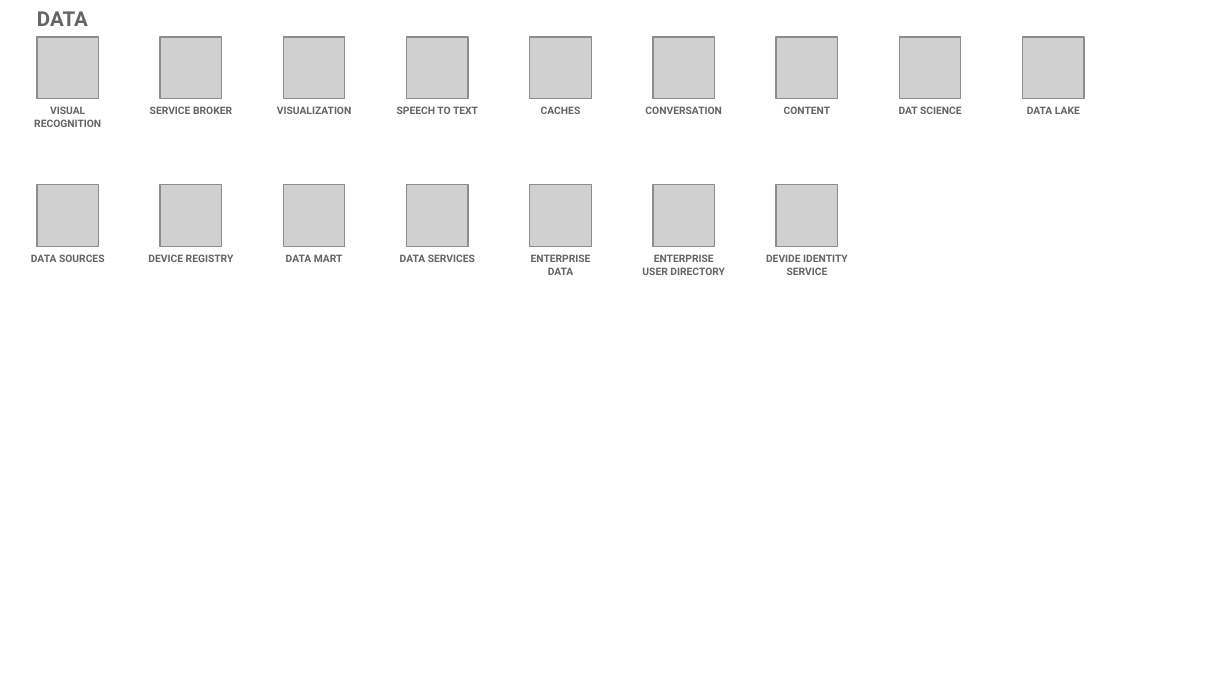
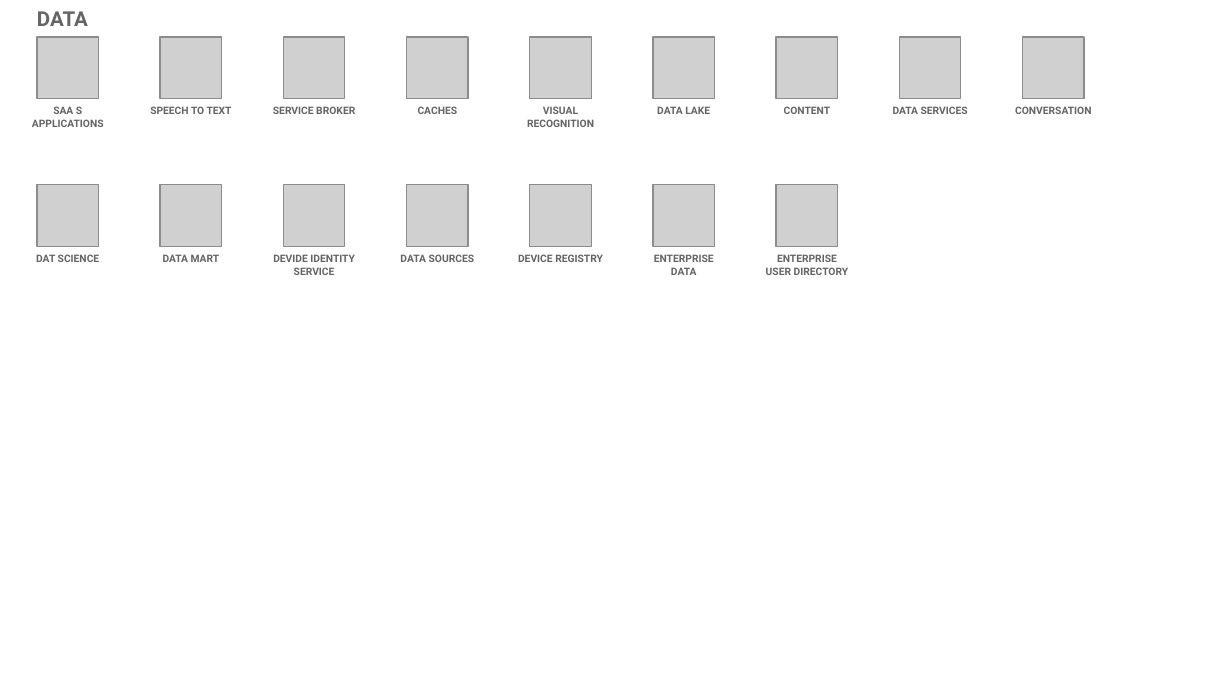
Before and after one commit to l2fprod/myarchitecture, a slide deck: slide 14 of mycatalog-architecture-diagram-template.pptx. Drawn at 1232x693 pixels with LibreOffice and Linux fonts; fonts in the diff are those of the drawing; grey boxes stand for pictures. Boxes give left, top, right and bottom in pixels: in the first picture for what was removed or moved away, otherwise in the second. Text is boxed around its words. In the diff, an @@ line names an element or a change of style, - is before the commit and + after.

```diff
--- a/mycatalog-architecture-diagram-template.pptx
+++ b/mycatalog-architecture-diagram-template.pptx
@@ text at bbox=[32, 106, 104, 127]: text changed @@
-VISUAL RECOGNITION
+SAA S APPLICATIONS
@@ text "SPEECH TO TEXT": place and size @@
-text "SPEECH TO TEXT" at bbox=[397, 106, 478, 114]
+text "SPEECH TO TEXT" at bbox=[150, 106, 232, 114]
@@ text "SERVICE BROKER": place and size @@
-text "SERVICE BROKER" at bbox=[150, 106, 232, 114]
+text "SERVICE BROKER" at bbox=[273, 106, 355, 114]
@@ text removed at bbox=[277, 106, 351, 114] @@
-VISUALIZATION
@@ text "CACHES": place and size @@
-text "CACHES" at bbox=[541, 106, 581, 114]
+text "CACHES" at bbox=[418, 106, 458, 114]
@@ text added at bbox=[527, 106, 594, 127], 6 pt, text #646365, bold @@
+VISUAL RECOGNITION
@@ text at bbox=[657, 106, 710, 114]: text changed @@
-CONVERSATION
+DATA LAKE
@@ text at bbox=[893, 106, 968, 114]: text changed @@
-DAT SCIENCE
+DATA SERVICES
@@ text at bbox=[1015, 106, 1091, 114]: text changed @@
-DATA LAKE
+CONVERSATION
@@ text at bbox=[36, 254, 100, 262]: text changed @@
-DATA SOURCES
+DAT SCIENCE
@@ text "DATA MART": place and size @@
-text "DATA MART" at bbox=[286, 254, 343, 262]
+text "DATA MART" at bbox=[163, 254, 220, 262]
@@ text removed at bbox=[148, 254, 234, 262] @@
-DEVICE REGISTRY
@@ text added at bbox=[273, 254, 355, 275], 6 pt, text #646365, bold @@
+DEVIDE IDENTITY SERVICE
@@ text at bbox=[400, 254, 475, 262]: text changed @@
-DATA SERVICES
+DATA SOURCES
@@ text at bbox=[518, 254, 603, 262]: text changed @@
-ENTERPRISE DATA
+DEVICE REGISTRY
@@ text at bbox=[654, 254, 714, 275]: text changed @@
-ENTERPRISE USER DIRECTORY
+ENTERPRISE DATA
@@ text at bbox=[766, 254, 849, 275]: text changed @@
-DEVIDE IDENTITY SERVICE
+ENTERPRISE USER DIRECTORY
```
Also in this commit, not shown: 11 other slides changed, 1 slide added, 1 slide removed.
